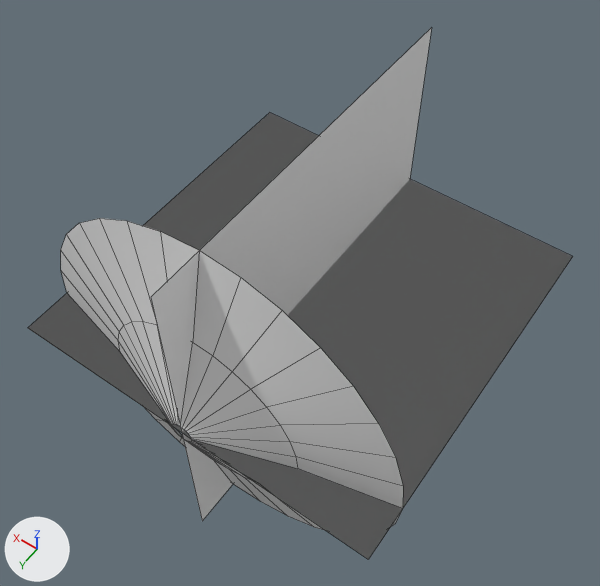
The Blender file Assets/Art/blender/Muzzleflash.blend as it was, and as the next commit left it.
The view is the same before and after, from a camera (50 mm lens) standing at (-1.49, 1.17, 3.35) and looking at (0.03, -0.97, -0.01). Every picture has the same lights, and +X, +Y and +Z are marked at lower left. Mesh edges are drawn as thin lines.

In view in the first picture: 'MuzzleCone', 'MuzzlePlanes'.
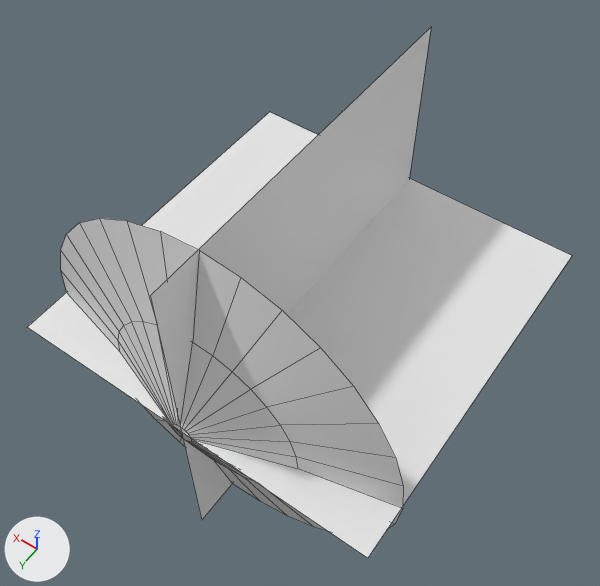
Location of each change, (x1, y1, x2, y2) in pixels of the pictures (600 x 586 px; the box of a moved part takes in the faces that stretch with it):
```json
{"object": "MuzzlePlanes", "change": "reshaped", "before": [28, 28, 573, 559], "after": [28, 27, 572, 558]}
{"part": 1, "of": "me_plane", "change": "moved or reshaped", "after": [28, 112, 572, 558], "on screen": "not visible before"}
{"part": 2, "of": "me_plane", "change": "moved or reshaped", "before": [151, 28, 432, 521], "after": [150, 27, 431, 520]}
{"part": 3, "of": "me_plane", "change": "deleted", "before": [28, 113, 573, 559]}
{"part": 4, "of": "me_plane", "change": "deleted", "before": [52, 293, 403, 528]}
```

The change, as JSON lines over the scene's bpy script:
```json
{"block": "me_plane", "where": "me_plane.from_pydata(...)  # 20 vertices, 5 faces; spans x -1.01..0.99, y -2.0..0.0, z -1.0..1.0"}
{"block": "me_plane", "where": "# used by ob_muzzleplanes; location = (0.005, -0.007, 0.0)"}
{"block": "me_plane", "change": "me_plane part 1: the loose piece of 4 vertices spanning x -1.01..0.99, y -2.0..0.0, z 0.0 is moved by (0.01, 0.0, 0.0)"}
{"block": "me_plane", "change": "me_plane part 2: the loose piece of 4 vertices spanning x -0.01, y -2.0..0.0, z -1.0..1.0 is moved by (0.01, 0.0, 0.0)"}
{"block": "me_plane", "change": "me_plane part 3: the loose piece of 4 vertices spanning x -1.01..0.99, y -2.0..0.0, z 0.0 is deleted"}
{"block": "me_plane", "change": "me_plane part 4: the loose piece of 4 vertices spanning x -1.01..0.99, y -2.0..0.0, z 0.0 is deleted"}
```
